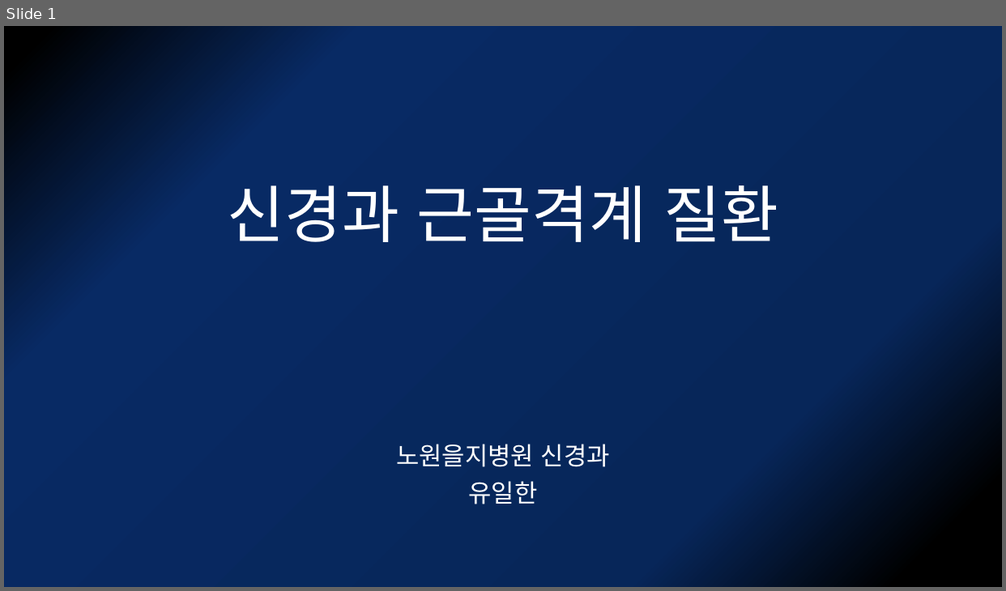
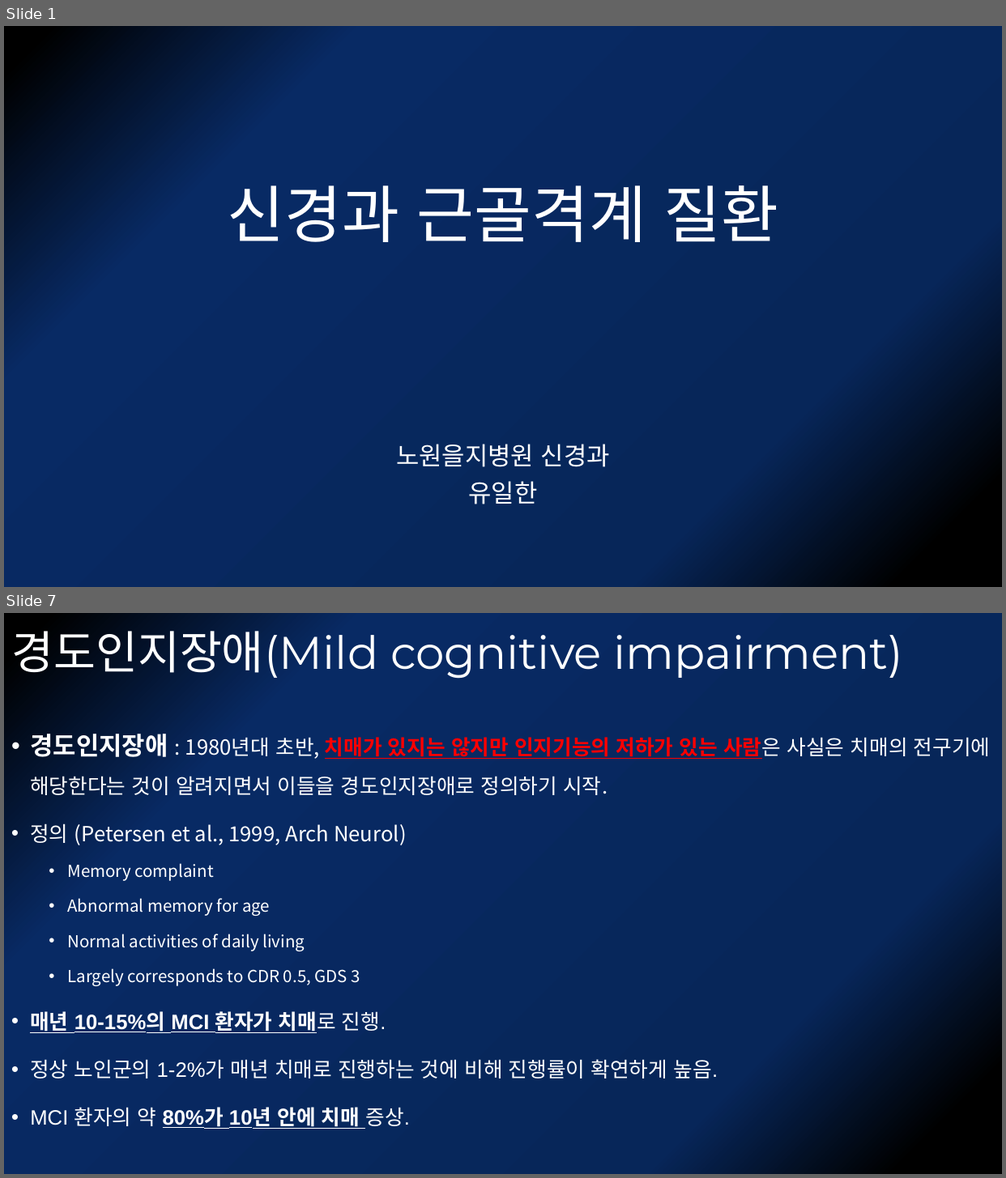
Before and after one commit to kjfdf/-, a slide deck: 신경과 근골격계 질환.pptx. Shown one above the other, each under a label of ours: slide 1 before the commit, slides 1 and 7 after it; the slides between them are not shown. The pictures are 1006x591 and 1006x1178 pixels, drawn with LibreOffice and Linux fonts; fonts in the diff are those of the drawing. Boxes give left, top, right and bottom in pixels: in the first picture for what was removed or moved away, otherwise in the second. Text is boxed around its words. In the diff, an @@ line names an element or a change of style, - is before the commit and + after.

```diff
--- a/신경과 근골격계 질환.pptx
+++ b/신경과 근골격계 질환.pptx
@@ slide 7 added at (4,613,1002,1174), background gradient #000000 to #072659 to #082A64 @@
@@ title added at (11,623,904,681), 44 pt, text #FFFFFF @@
+경도인지장애(Mild cognitive impairment)
@@ text added at (30,734,991,1129), 20 pt, text #FFFFFF @@
+• 경도인지장애 : 1980년대 초반, 치매가 있지는 않지만 인지기능의 저하가 있는 사람은 사실은 치매의 전구기에 해당한다는 것이 알려지면서 이들을 경도인지장애로 정의하기 시작.
+• 정의 (Petersen et al., 1999, Arch Neurol)
+  • Memory complaint
+  • Abnormal memory for age
+  • Normal activities of daily living
+  • Largely corresponds to CDR 0.5, GDS 3
+• 매년 10-15%의 MCI 환자가 치매로 진행.
+• 정상 노인군의 1-2%가 매년 치매로 진행하는 것에 비해 진행률이 확연하게 높음.
+• MCI 환자의 약 80%가 10년 안에 치매 증상.
```
Also in this commit, not shown: 20 other slides added, 1 slide removed.
